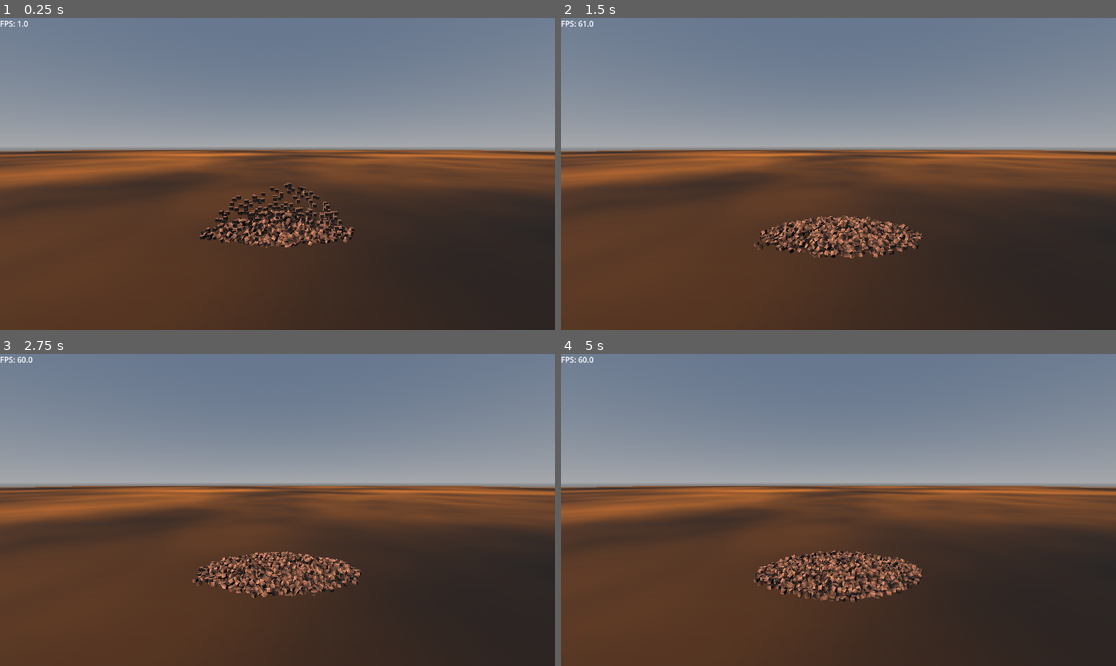
Above: before the commit, frames 1-4 (two rows, left to right).
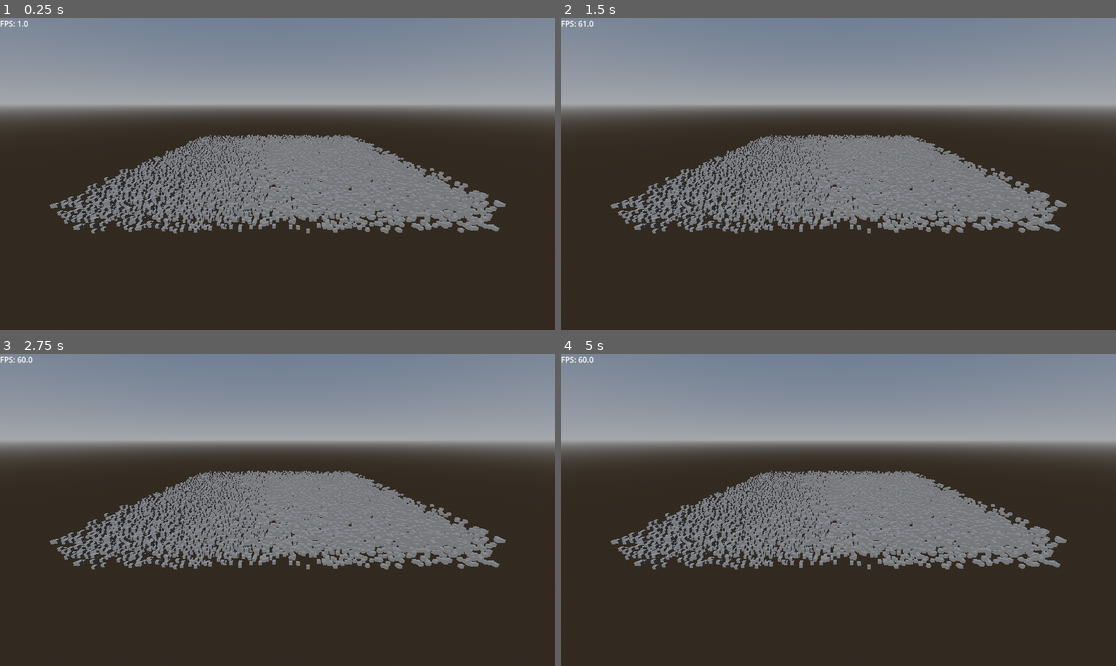
Above: after the commit, the same moments.

Repository: learnb/shovel-sim
Game: Godot game, scene res://test_room.tscn
Same seed, same stepped clock (60 frames per second), same inputs: the game is played once before the commit and once after it.
Inputs:
- Up to frame 1 (0.25 s): no input
- Up to frame 2 (1.5 s): no input
- Up to frame 3 (2.75 s): no input
- Up to frame 4 (5 s): no input

The runs differ from the first frame. In frame 1, 60% of the frame differs, in the area x 0-100%, y 17-100%; in frame 2, 61%; in frame 3, 61%; in frame 4, 61%.

Commit message:
celluar sim grid rendering

Diff:
--- a/shovel-sim/granular_sim.gd
+++ b/shovel-sim/granular_sim.gd
@@ -1,27 +1,29 @@
 extends Node3D
 
 enum CellType { EMPTY, SAND, DIRT, ROCK }
+const REPOSE = 0.5		# stable slope (meters of height difference)
+const FLOW_RATE = 0.5	# fraction of excess height to move
 
 const grid_width = 128
 const grid_height = 128
 var grid_size = grid_height * grid_width
 
 var cell_type : PackedInt32Array
-var cell_velocity : PackedVector2Array
-var cell_settle : PackedFloat32Array
+var cell_height : PackedFloat32Array
 
 func _ready():
 	cell_type.resize(grid_size)
-	cell_velocity.resize(grid_size)
-	cell_settle.resize(grid_size)
+	cell_height.resize(grid_size)
 
 	for i in grid_size:
 		cell_type[i] = CellType.EMPTY
-		cell_velocity[i] = Vector2.ZERO
-		cell_settle[i] = 0.0
+		cell_height[i] = randf_range(0.0, 10.0)
+
+func get_grid():
+	return
 
 func update_grid():
-	for y in range(grid_height - 2, -1, -1): # bottom to top
+	for y in range(grid_height):
 		for x in range(grid_width):
 			process_cell(x, y)
 
@@ -34,13 +36,29 @@
 func process_cell(x, y):
 	var i = idx(x, y)
 	var t = cell_type[i]
+	var h = cell_height[i]
+
+	if h<=0.0:	# empty cell
+		return
 
 	if t != CellType.SAND:
 		return
 
-	# Check below
+	# Check neighbors
+	for off in get_neighbors():
+		var nx = x + off.x
+		var ny = y + off.y
 
-	# Check diagonals
+		if not in_bounds(nx, ny):
+			continue
+
+		var ni = idx(nx, ny)
+		var nh = cell_height[ni]
+
+		var diff = h - nh
+
+		if diff > REPOSE:
+			pass
 
 func get_type(x, y):
 	return cell_type[idx(x,y)]
@@ -48,18 +66,15 @@
 func set_type(x, y, t):
 	cell_type[idx(x,y)] = t
 
-func swap_cells(x1, y1, x2, y2):
-	var i1 = idx(x1, y1)
-	var i2 = idx(x2, y2)
+func get_neighbors():
+	return [
+		Vector2i(-1, 0),	# left
+		Vector2i(1, 0),	# right
+		Vector2i(0, -1),	# down
+		Vector2i(0, 1),	# up
 
-	var tmp_type = cell_type[i1]
-	cell_type[i1] = cell_type[i2]
-	cell_type[i2] = tmp_type
-
-	var tmp_vel = cell_velocity[i1]
-	cell_velocity[i1] = cell_velocity[i2]
-	cell_velocity[i2] = tmp_vel
-
-	var tmp_st = cell_settle[i1]
-	cell_settle[i1] = cell_settle[i2]
-	cell_settle[i2] = tmp_st
+		Vector2i(-1, -1),	# down-left
+		Vector2i(1, -1),	# down-right
+		Vector2i(-1, 1),	# up-left
+		Vector2i(1, 1),	# up-right
+	]
--- a/shovel-sim/granular_sim.tscn
+++ b/shovel-sim/granular_sim.tscn
@@ -1,6 +1,17 @@
-[gd_scene load_steps=2 format=3 uid="uid://cy1acr0mcykai"]
+[gd_scene load_steps=5 format=3 uid="uid://cy1acr0mcykai"]
 
 [ext_resource type="Script" uid="uid://buoivj8ul7kdt" path="res://granular_sim.gd" id="1_6dx8c"]
+[ext_resource type="Script" uid="uid://b1sptek7vp72l" path="res://grid_render.gd" id="2_cxyb8"]
+
+[sub_resource type="BoxMesh" id="BoxMesh_cxyb8"]
+
+[sub_resource type="MultiMesh" id="MultiMesh_a5ai7"]
+mesh = SubResource("BoxMesh_cxyb8")
 
 [node name="GranularSim" type="Node3D"]
 script = ExtResource("1_6dx8c")
+
+[node name="MultiMeshInstance3D" type="MultiMeshInstance3D" parent="." node_paths=PackedStringArray("sim")]
+multimesh = SubResource("MultiMesh_a5ai7")
+script = ExtResource("2_cxyb8")
+sim = NodePath("..")
--- /dev/null
+++ b/shovel-sim/grid_render.gd
@@ -0,0 +1,40 @@
+extends MultiMeshInstance3D
+
+@export var sim : Node
+
+func _ready():
+	setup_multimesh()
+
+func setup_multimesh():
+	if sim == null:
+		push_error("grid_render has no sim reference")
+		return
+
+	multimesh = MultiMesh.new()
+	multimesh.transform_format = MultiMesh.TRANSFORM_3D
+	multimesh.mesh = BoxMesh.new()
+
+	var count = sim.grid_width * sim.grid_height
+	multimesh.instance_count = count
+
+func _process(_delta):
+	if sim:
+		render_grid_3d()
+
+func render_grid_3d():
+	var w = sim.grid_width
+	var h = sim.grid_height
+	var heights : PackedFloat32Array = sim.cell_height
+
+	# safety if sizes mismatch
+	if heights.size() != w * h:
+		return
+
+	var index = 0
+	for y in range(h):
+		for x in range(w):
+			var height = heights[index]
+			var t = Transform3D.IDENTITY
+			t.origin = Vector3(x, height, y)
+			multimesh.set_instance_transform(index, t)
+			index += 1
--- /dev/null
+++ b/shovel-sim/rigid_sand_pile.tscn
@@ -0,0 +1,8 @@
+[gd_scene load_steps=3 format=3 uid="uid://diy83tb813rvx"]
+
+[ext_resource type="Script" uid="uid://c7470lpdmeui3" path="res://sand-pile-gen.gd" id="1_up1to"]
+[ext_resource type="PackedScene" uid="uid://dlyddbyh1gpux" path="res://box_clump.tscn" id="2_a27sw"]
+
+[node name="SandPile_Rigid" type="Node3D"]
+script = ExtResource("1_up1to")
+clump_scene = ExtResource("2_a27sw")
--- a/shovel-sim/test_room.tscn
+++ b/shovel-sim/test_room.tscn
@@ -1,7 +1,6 @@
-[gd_scene load_steps=13 format=3 uid="uid://d34otekrxqrl3"]
+[gd_scene load_steps=12 format=3 uid="uid://d34otekrxqrl3"]
 
-[ext_resource type="Script" uid="uid://c7470lpdmeui3" path="res://sand-pile-gen.gd" id="1_oqbmf"]
-[ext_resource type="PackedScene" uid="uid://dlyddbyh1gpux" path="res://box_clump.tscn" id="2_arrdh"]
+[ext_resource type="PackedScene" uid="uid://cy1acr0mcykai" path="res://granular_sim.tscn" id="2_oqbmf"]
 [ext_resource type="Script" uid="uid://w3fc7rhwk1ux" path="res://debug_ui.gd" id="3_arrdh"]
 
 [sub_resource type="Gradient" id="Gradient_x60sr"]
@@ -36,10 +35,9 @@
 ambient_light_color = Color(0.28235295, 0.25490198, 1, 1)
 
 [node name="Test_Room" type="Node3D"]
-script = ExtResource("1_oqbmf")
-clump_scene = ExtResource("2_arrdh")
 
 [node name="Ground_SB3D" type="StaticBody3D" parent="."]
+visible = false
 
 [node name="Ground_MI3D" type="MeshInstance3D" parent="Ground_SB3D"]
 mesh = SubResource("PlaneMesh_ju58f")
@@ -49,7 +47,7 @@
 shape = SubResource("WorldBoundaryShape3D_x60sr")
 
 [node name="Camera3D" type="Camera3D" parent="."]
-transform = Transform3D(1, 0, 0, 0, 0.9909176, 0.1344705, 0, -0.1344705, 0.9909176, 0, 1.2209408, 2.7434201)
+transform = Transform3D(1, 0, 0, 0, 0.9454333, 0.3258157, 0, -0.3258157, 0.9454333, 0, 35.684227, 178.20044)
 
 [node name="WorldEnvironment" type="WorldEnvironment" parent="."]
 environment = SubResource("Environment_arrdh")
@@ -69,3 +67,6 @@
 offset_top = 31.0
 offset_right = 41.0
 offset_bottom = 54.0
+
+[node name="GranularSim" parent="." instance=ExtResource("2_oqbmf")]
+transform = Transform3D(1, 0, 0, 0, 1, 0, 0, 0, 1, -63, 0, 0)
Not shown, added: shovel-sim/grid_render.gd.uid
